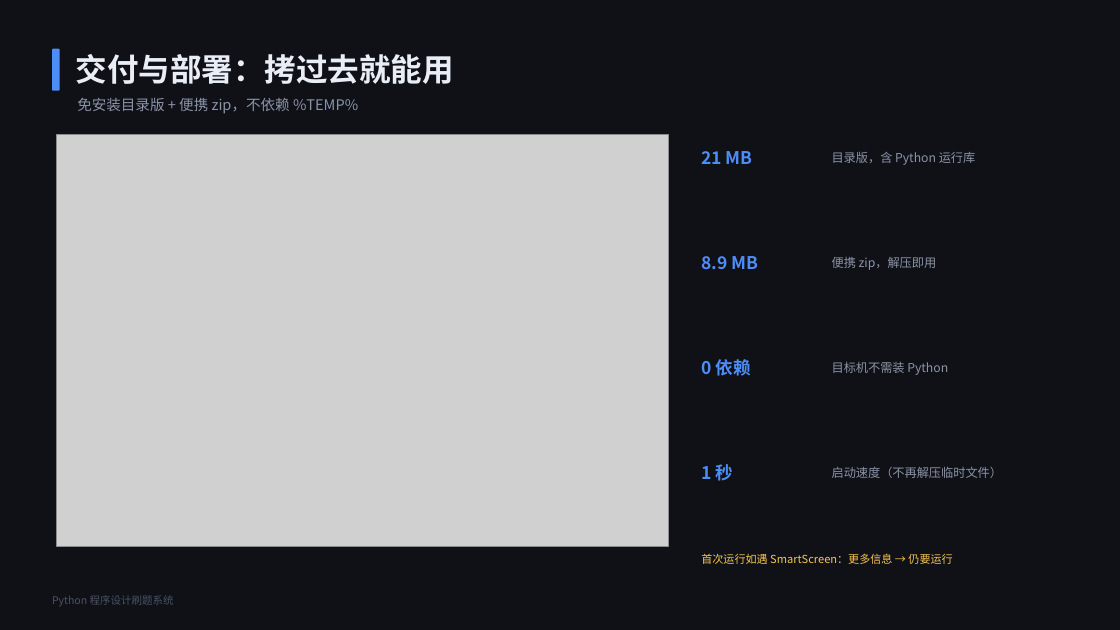
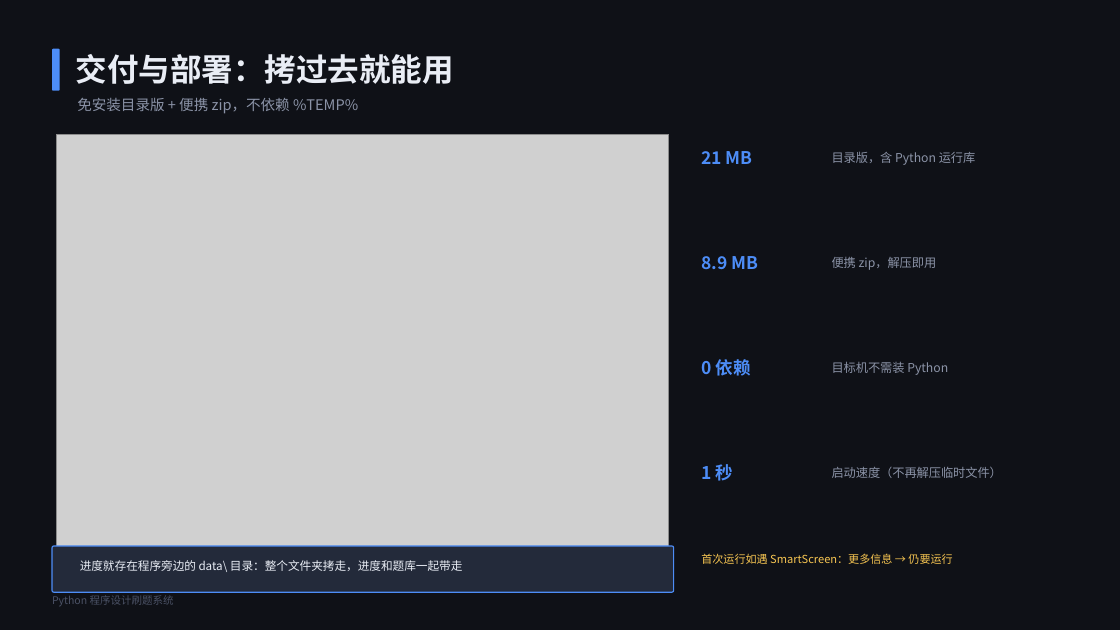
Before and after one commit to telling890/python-quiz-system, a slide deck: slide 20 of docs/4-答辩演示.pptx. Drawn at 1120x630 pixels with LibreOffice and Linux fonts; fonts in the diff are those of the drawing; grey boxes stand for pictures. Boxes give left, top, right and bottom in pixels: in the first picture for what was removed or moved away, otherwise in the second. Text is boxed around its words. In the diff, an @@ line names an element or a change of style, - is before the commit and + after.

Commit message:
fix(data): 进度默认封存在程序 data\\ 目录，可随文件夹拷走
- store.default_path()：优先程序旁边 data/state.json（便携），程序目录不可写时
  才退回 %LOCALAPPDATA%\\PyQuizState，并用探针文件确认目录真的可写
- 老版本存在 %LOCALAPPDATA% 的 state.json 与 custom_bank.json 首次启动自动迁移，
  已存在数据时不覆盖
- 自定义题库 custom_bank.json 移到与进度同目录，换机一起带走
- 学习统计页新增数据栏：位置说明 + 打开文件夹 / 导出进度… / 导入进度…
- Store 增加 export_to / import_from（坏文件不动现有数据），reset 保留片段
- 新增 _test_portable.py（8 项）；CI 增加数据落盘自检
- 顺手修：刷题页判题与追踪互斥；_shoot_trace 等待逻辑改为查 TracePane
- README / CHANGELOG / 答辩 PPT（交付页加数据说明、质量保障页更新为 62 项）同步
- 重新打包 exe 与便携 zip

```diff
--- a/docs/4-答辩演示.pptx
+++ b/docs/4-答辩演示.pptx
@@ rounded rectangle added at [52,546,674,592], fill #232A3A, outline #4D8DF7 1 pt @@
@@ text added at [80,560,463,572], 10 pt, text #E9EDF5 @@
+进度就存在程序旁边的 data\ 目录：整个文件夹拷走，进度和题库一起带走
```
Also in this commit, not shown: 1 other slide changed, 18 other files.
